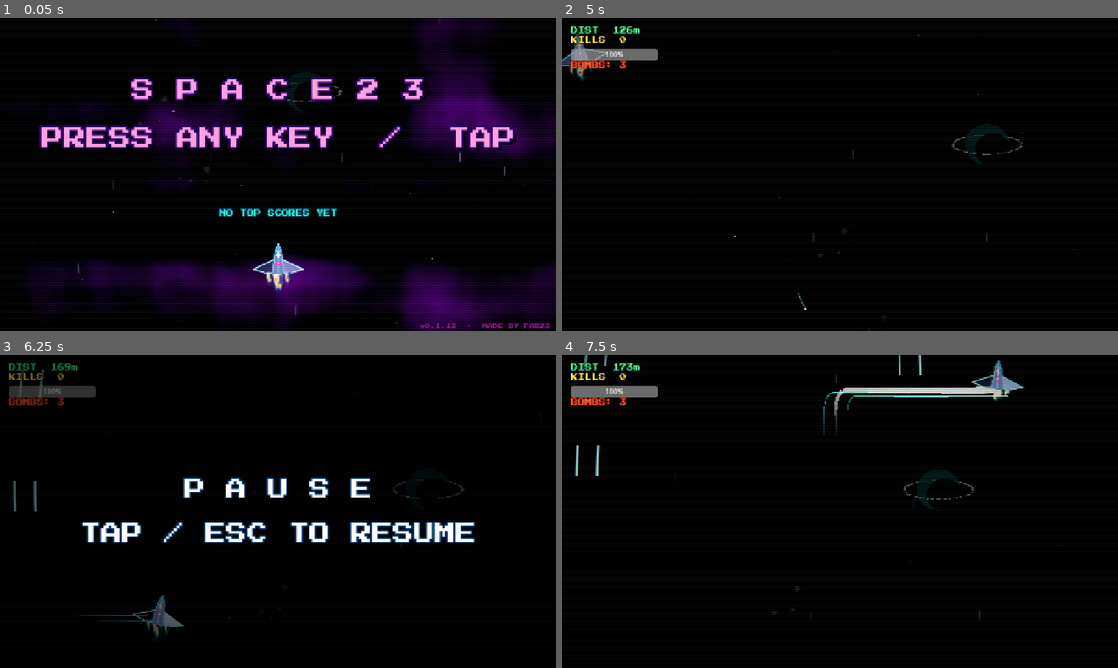
Above: before the commit, frames 1-4 (two rows, left to right).
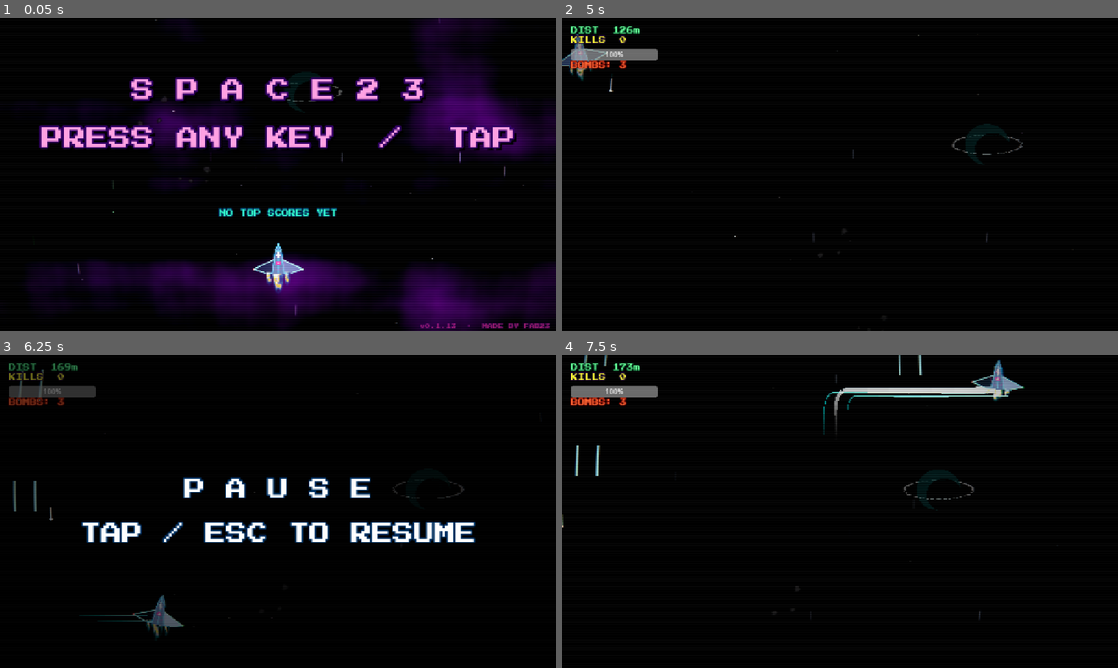
Above: after the commit, the same moments.

Repository: fabriziosalmi/space23
Game: Godot game, scene res://Main.tscn
Two runs of this game, one before a commit and one after it. Both use one fixed random seed, a clock stepped at 60 frames per second and the inputs below. Sound files missing from this copy of the repository are replaced by a short silence.
Inputs (mouse positions are in pixels of both pictures, inside the frame that each line leads up to):
- Up to frame 1 (0.05 s): no input
- Up to frame 2 (5 s): tap Enter (ui_accept) at 0.5, 0.77, 1.52, 3.02, 3.77, 4.52 s; move the mouse to (962, 158) at 0.52 s; hold D (move_right) 0.53-1.28 s; tap X (bomb) at 0.6, 3.6 s; click (962, 158) at 0.67 s; move the mouse to (728, 190) at 1.27 s; hold S (move_down) 1.28-2.03 s; tap Shift (dash) at 1.35, 4.35 s; move the mouse to (895, 105) at 2.02 s; hold D (move_right) 2.03-2.78 s; hold Space (fire) 2.03-2.78 s; move the mouse to (812, 237) at 2.77 s; hold W (move_up) 2.78-3.53 s; tap P at 2.85 s; click (812, 237) at 2.92 s; move the mouse to (1006, 221) at 3.52 s; hold A (move_left) from 3.53 s (still down); move the mouse to (673, 127) at 4.27 s
- Up to frame 3 (6.25 s): move the mouse to (305, 511) at 5.02 s; release A (move_left) at 5.03 s; hold S (move_down) 5.03-5.78 s; hold Space (fire) 5.03-5.78 s; click (305, 511) at 5.17 s; move the mouse to (194, 433) at 5.77 s; hold D (move_right) from 5.78 s (still down); tap P at 5.85 s; tap Enter (ui_accept) at 6.02 s
- Up to frame 4 (7.5 s): move the mouse to (962, 495) at 6.52 s; release D (move_right) at 6.53 s; hold W (move_up) 6.53-7.28 s; tap X (bomb) at 6.6 s; tap Enter (ui_accept) at 6.77 s; move the mouse to (728, 527) at 7.27 s; hold D (move_right) from 7.28 s (still down); tap Shift (dash) at 7.35 s; click (728, 527) at 7.42 s

The runs differ from the first frame. In frame 2, less than 0.1% of the frame differs, in the area x 8-44%, y 17-94%; in frame 3, less than 0.1%; in frame 4, less than 0.1%.

Commit message:
feat(polish): ambient — cockpit breath, vignette bass, super-comet, palette tease
Four subliminal touches in the ambient/transition layer (4 of the 10
proposed; #3 track-crossfade-ease was scoped to "1 LOC" but turns out
to require restructuring of the audio handoff timing — deferred).

- Player cockpit calm-breath at low velocity. Layer added on top of the
  existing HP-pulse: at velocity=0 the cockpit gently pulses at ~0.5 Hz
  (sin(time*3)), at MAX_SPEED the breath fades to zero. 6% amplitude.
  Sells "il pilota respira" without being twitchy.
- Vignette bass-breathe in post.gdshader. The inner vignette threshold
  was a fixed 0.8; now `0.8 - audio_bass * 0.04`. Imperceptible per-frame
  but ties post-FX to the music — the screen "breathes" with the kicks.
- Rare super-comet variant in BackgroundRenderer comet wrap. 2% chance
  on each wrap re-rolls the comet to length × 2 + speed × 1.5. Player
  sees roughly one super-comet per minute — discoverable, not constant.
  Matches the spawn distribution otherwise (98% of wraps stay normal).
- Track-change palette tease in the last 5 s of the current track. Soft
  blend (peak 30 % at the final frame) of the nebula targets toward the
  next track's palette. Current colors lerp at 0.8/s reach ~24 % blend
  before _tick_track_transition takes over with the fade-to-black. Sells
  "the universe feels the impending shift" — subliminal continuity
  musical↔visual. Skipped during transition / non-PLAYING (lerp targets
  are owned by other systems there).

Co-Authored-By: Claude Opus 4.7 (1M context) <noreply@anthropic.com>

Diff:
--- a/BackgroundRenderer.gd
+++ b/BackgroundRenderer.gd
@@ -405,6 +405,15 @@
 					# (visually contradictory). Mirrors the spawn formula in
 					# _init_layers.
 					e.dir = Vector2(randf_range(-0.5, 0.5), 1.0).normalized()
+					# 2% chance: super-comet variante. Coda 2× più lunga,
+					# velocità 1.5×. Discoverable, non costante — il giocatore
+					# ne vede 1 ogni ~minuto e gli sembra raro / speciale.
+					if randf() < 0.02:
+						e.length = randf_range(220.0, 280.0)
+						e.speed = randf_range(500.0, 700.0)
+					else:
+						e.length = randf_range(80.0, 150.0)
+						e.speed = randf_range(300.0, 500.0)
 			else:
 				e.pos.y += e.speed * effective_speed * delta
 				if e.pos.y > screen_size.y + 150:
--- a/Main.gd
+++ b/Main.gd
@@ -740,6 +740,28 @@
 	# Post-FX uniforms
 	_update_post_fx()
 
+	# Track-change palette tease: negli ultimi 5s di una traccia, drift molto
+	# soft della palette target verso la palette della prossima traccia. Peak
+	# ~30% blend nell'ultimo frame, quindi current_c_* (lerp 0.8/s) raggiunge
+	# ~24% di blend prima del fade-to-black di _tick_track_transition. Sells
+	# continuità musicale↔visiva — l'universo "sente" il cambio in arrivo.
+	# Skippato durante transition (le palette target sono già nere lì) e in
+	# stati non-PLAYING.
+	if game_state == "PLAYING" and not audio_manager.is_transitioning:
+		var stream = audio_manager.audio_stream_player.stream
+		if stream:
+			var time_left: float = stream.get_length() - audio_manager.get_playback_position()
+			if time_left > 0.0 and time_left < 5.0:
+				var tease: float = (5.0 - time_left) / 5.0 * 0.3
+				var pl: Array = audio_manager.playlist
+				var cur_idx: int = audio_manager.current_track_idx
+				var next_idx: int = (cur_idx + 1) % pl.size()
+				var cur_colors = pl[cur_idx].colors
+				var next_colors = pl[next_idx].colors
+				target_c_bg = cur_colors[0].lerp(next_colors[0], tease)
+				target_c_neb1 = cur_colors[1].lerp(next_colors[1], tease)
+				target_c_neb2 = cur_colors[2].lerp(next_colors[2], tease)
+
 	# Transizione colori nebula
 	current_c_bg = current_c_bg.lerp(target_c_bg, 0.8 * delta)
 	current_c_neb1 = current_c_neb1.lerp(target_c_neb1, 0.8 * delta)
--- a/Player.gd
+++ b/Player.gd
@@ -209,6 +209,13 @@
 	var cockpit_pulse: float = sin(time_passed * cockpit_pulse_rate)
 	var cockpit_amp: float = 0.15 + hp_low * 0.45
 	var cockpit_brightness: float = 1.0 + cockpit_pulse * cockpit_amp
+	# Calm-breath layer: a velocità bassa la nave "respira" ad ~0.5 Hz, una
+	# pulsazione molto più lenta della HP-pulse. A piena velocità il breath
+	# si fonde col pulse dell'audio (poco percepibile) — ma da fermi il sub-
+	# liminale "il pilota respira" sells una piccola umanità senza essere
+	# vistoso. Modulato da (1 - speed_ratio): max effetto fermo, zero a MAX.
+	var calm_speed_inv: float = 1.0 - clamp(velocity.length() / MAX_SPEED, 0.0, 1.0)
+	cockpit_brightness *= 1.0 + 0.06 * calm_speed_inv * sin(time_passed * 3.0)
 	var cockpit_color_full: Color = Color(2.5, 0.8, 3.5)   # magenta sano
 	var cockpit_color_dying: Color = Color(3.5, 0.5, 0.5)  # rosso allarme
 
--- a/shaders/post.gdshader
+++ b/shaders/post.gdshader
@@ -79,8 +79,11 @@
 		float b = texture(screen_tex, uv - dir * shift).b;
 		vec3 color = vec3(r, g, b);
 
-		// 2. Vignettatura cinematografica
-		float vignette = smoothstep(0.8, 0.2, dist);
+		// 2. Vignettatura cinematografica con bass-breathe. La soglia interna
+		// modula con audio_bass (0.78..0.82) — la vignette "respira" coi kick
+		// senza essere percepibile per-frame. Tie post-FX ↔ traccia musicale.
+		float vig_inner = 0.8 - audio_bass * 0.04;
+		float vignette = smoothstep(vig_inner, 0.2, dist);
 		color *= mix(0.4, 1.0, vignette);
 
 		// 3. Scanlines CRT sottilissime
